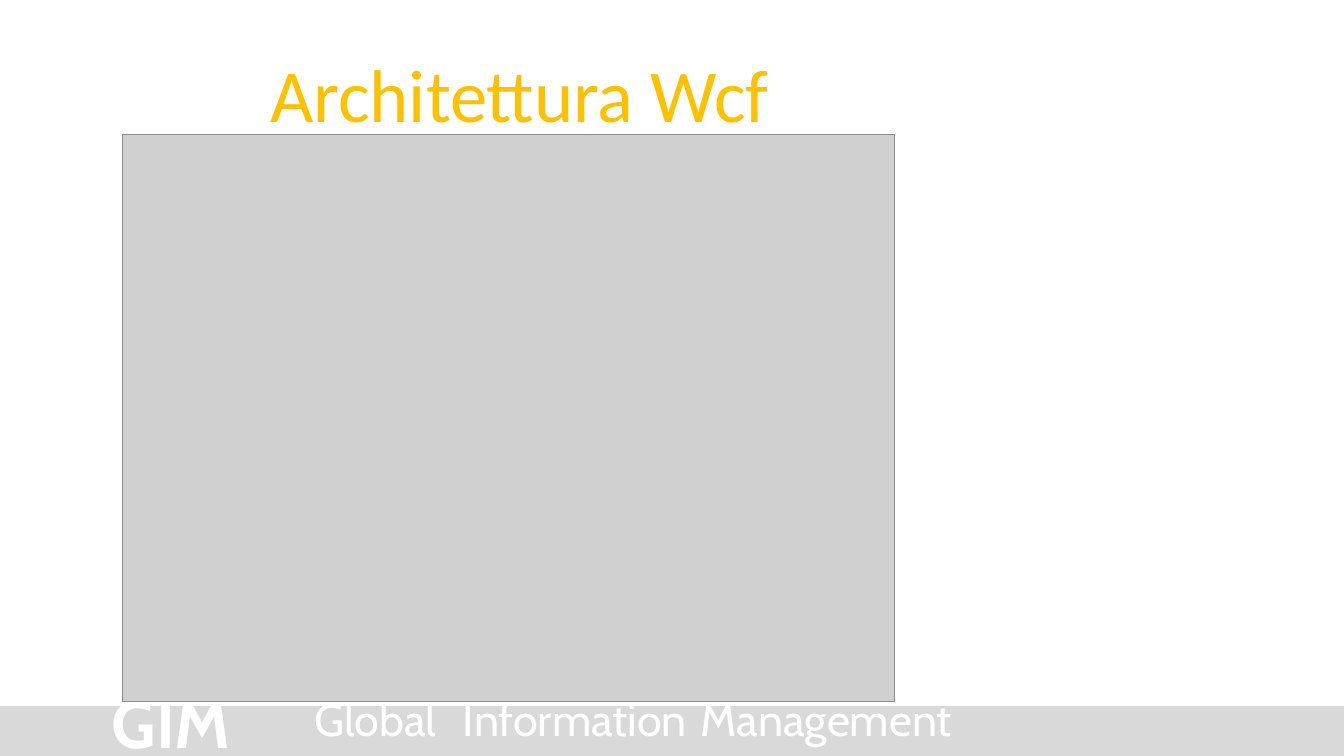
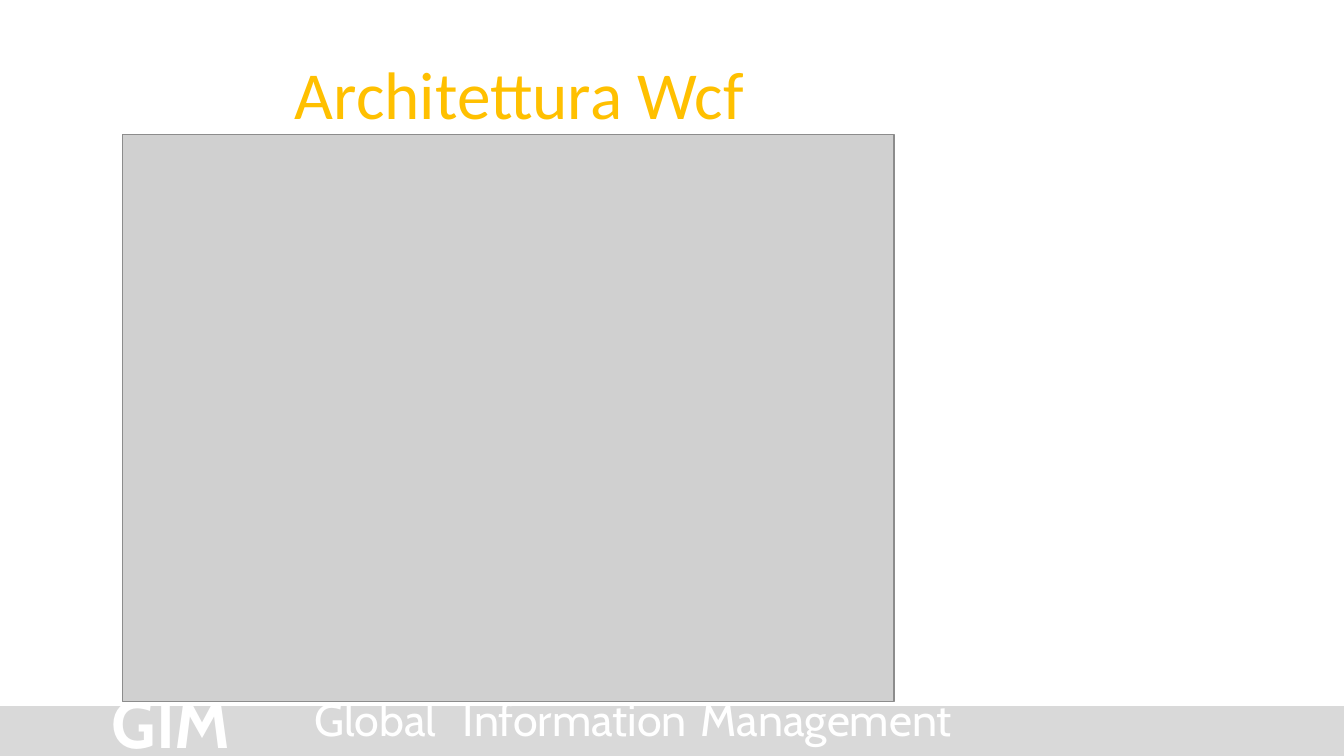
Before and after one commit to Arxivar/Arxivar-Next-Dev-4, a slide deck: slide 4 of doc/ARXDev4.pptx. Drawn at 1344x756 pixels with LibreOffice and Linux fonts; fonts in the diff are those of the drawing; grey boxes stand for pictures; background and template pictures are left out. Boxes give left, top, right and bottom in pixels: in the first picture for what was removed or moved away, otherwise in the second. Text is boxed around its words. In the diff, an @@ line names an element or a change of style, - is before the commit and + after.

```diff
--- a/doc/ARXDev4.pptx
+++ b/doc/ARXDev4.pptx
@@ title "Architettura Wcf" at (295,72,743,135): size 40 to 36 pt @@
```
Also in this commit, not shown: 2 other slides changed, 3 slides added, 1 slide removed.
